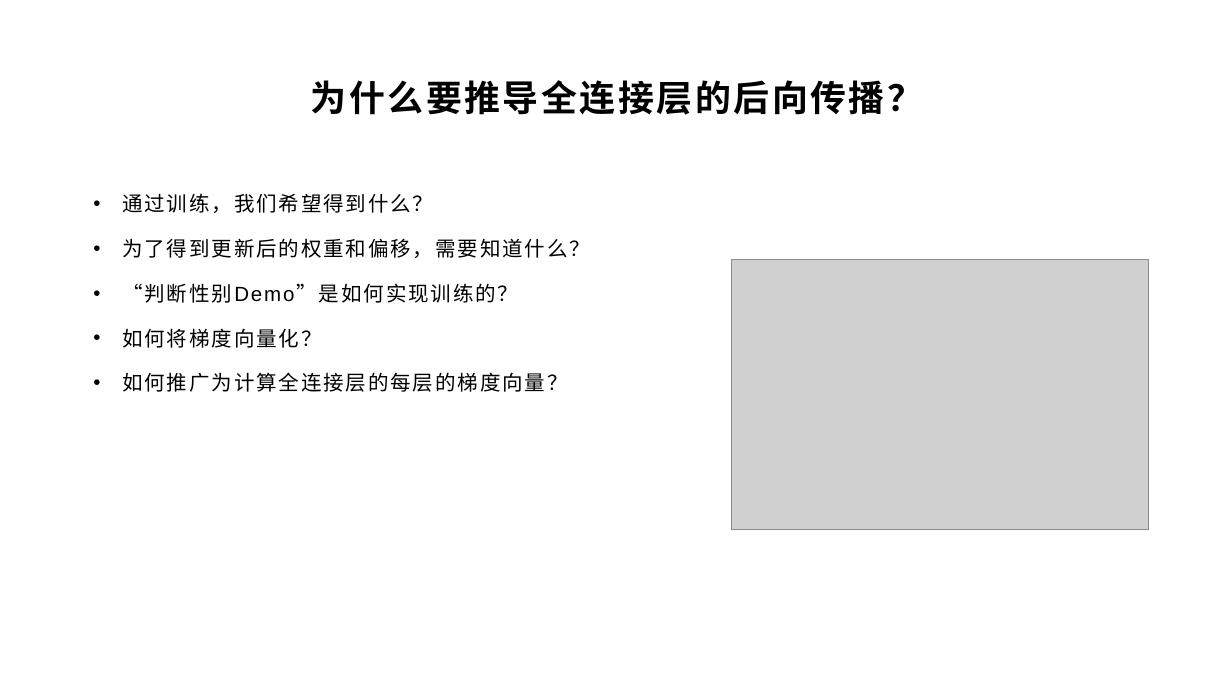
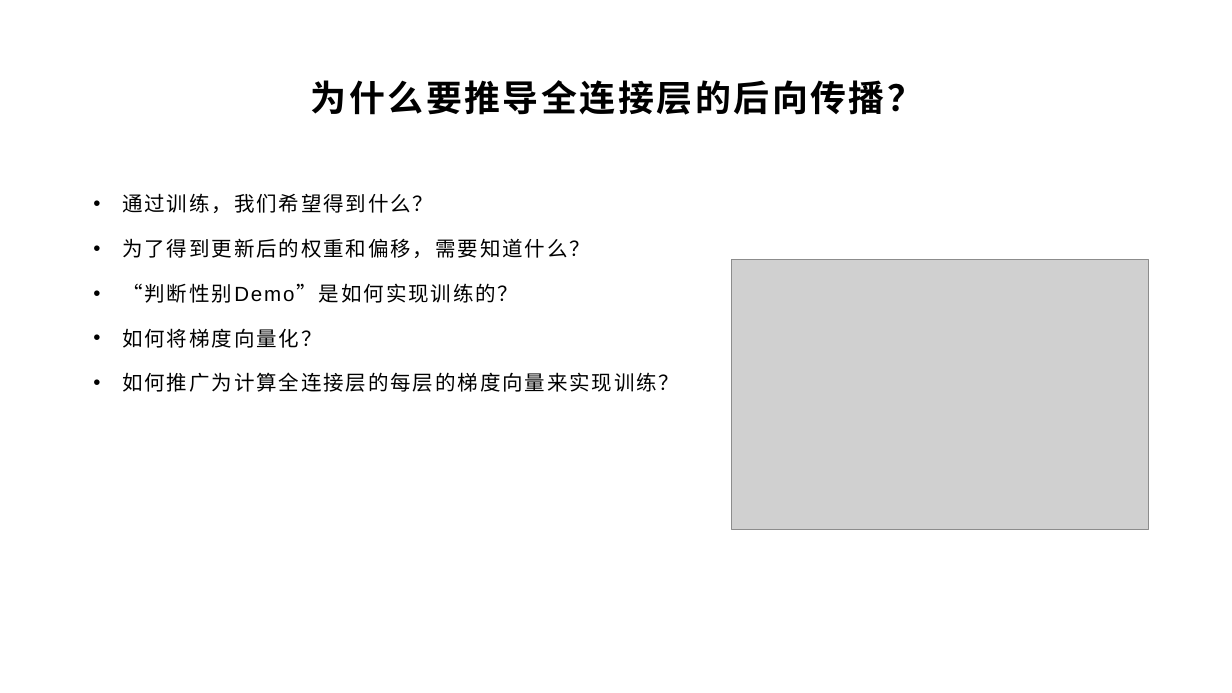
Before and after one commit to yyc-git/DeepLearningEdu, a slide deck: slide 10 of lessons/3_derivation_3/ppt/全连接层的前向和后向传播推导（下）.pptx (slide 9 before the commit). Drawn at 1232x693 pixels with LibreOffice and Linux fonts; fonts in the diff are those of the drawing; grey boxes stand for pictures; background and template pictures are left out. Boxes give left, top, right and bottom in pixels: in the first picture for what was removed or moved away, otherwise in the second. Text is boxed around its words. In the diff, an @@ line names an element or a change of style, - is before the commit and + after.

```diff
--- a/lessons/3_derivation_3/ppt/全连接层的前向和后向传播推导（下）.pptx
+++ b/lessons/3_derivation_3/ppt/全连接层的前向和后向传播推导（下）.pptx
@@ text at (122, 372, 679, 392): text changed @@
-• 如何推广为计算全连接层的每层的梯度向量？
+• 如何推广为计算全连接层的每层的梯度向量来实现训练？
```
Also in this commit, not shown: 5 other slides changed, 4 slides added.
